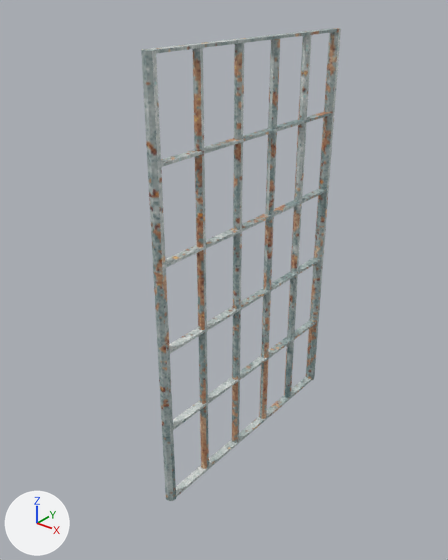
Renders of the glTF model models/cell_bars.glb from each side of a commit.
Camera for both pictures: a 50 mm camera at (3.15, -3.13, 4.43) aimed at (-0.17, 1.02, 1.85). Every picture has the same lights, and +X, +Y and +Z are marked at lower left. The first picture is the older version. Where no turn or scale is listed for an object, it has been applied to the vertices. Vertices at exactly the same position are counted once.

The first picture shows 'cell_wall'.
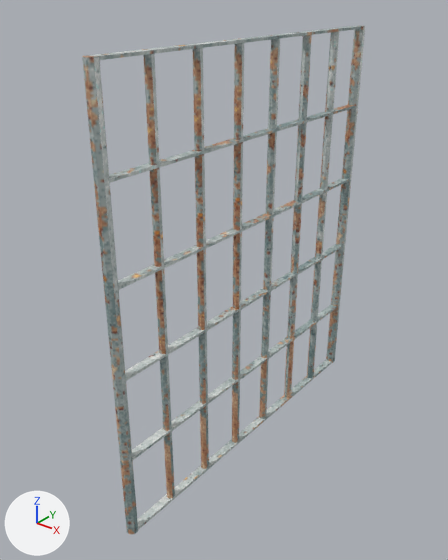
Commit message: added cell_door

Where the newer file only moved an object's origin or applied its transform, the numbers keep the older frame.

Location of each change, [x1, y1, x2, y2] in pixels of the pictures (448 x 560 px; the box of a moved part takes in the faces that stretch with it):
'cell_wall', reshaped (41% wider, 7% taller): before [141, 28, 341, 501]; after [82, 26, 365, 534]
part 1 of me_cube_015, moved or reshaped: before [306, 28, 341, 380]; after [307, 32, 339, 378]
part 2 of me_cube_015, moved or reshaped: before [141, 49, 176, 501]; after [326, 26, 365, 363]
part 3 of me_cube_015, added: after [109, 105, 355, 183]
part 4 of me_cube_015, added: after [118, 178, 348, 290]
part 5 of me_cube_015, added: after [125, 244, 343, 381]
part 6 of me_cube_015, added: after [132, 304, 337, 461]
part 7 of me_cube_015, added: after [137, 359, 332, 530]
part 8 of me_cube_015, added: after [88, 26, 362, 60]
part 9 of me_cube_015, added: after [82, 55, 138, 534]
part 10 of me_cube_015, cut back: before [149, 28, 337, 497]; after [143, 54, 175, 498]
part 11 of me_cube_015, surface changed: [232, 35, 312, 443] in both

Patch to the scene script:
```diff
--- a/models/cell_bars.glb.py
+++ b/models/cell_bars.glb.py
@@ me_cube_015 @@
 # used by ob_cell_wall; location = (0.0, 2.0, 0.0)
-me_cube_015.from_pydata(...)  # 624 vertices, 1200 faces; spans x -0.05..0.05, y -2.05..0.55, z 0.0..4.0
+me_cube_015.from_pydata(...)  # 816 vertices, 1576 faces; spans x -0.05..0.05, y -2.55..1.05, z 0.0..4.0
+# me_cube_015 part 1: the loose piece of 96 vertices spanning x -0.05..0.05, y 0.45..0.55, z 0.0..4.0 is scaled about its middle by (0.75, 0.75, 1)
+# me_cube_015 part 2: the loose piece of 96 vertices spanning x -0.05..0.05, y -2.05..-1.95, z 0.0..4.0 is moved by (0.0, 3.0, 0.0)
+# me_cube_015 part 3: a new loose piece, a box spanning x -0.04..0.04, y -2.487..0.995, z 3.2..3.225, in mat_material (picture img_rust_pixelated)
+# me_cube_015 part 4: a new loose piece, a box spanning x -0.04..0.04, y -2.487..0.995, z 2.397..2.422, in mat_material (picture img_rust_pixelated)
+# me_cube_015 part 5: a new loose piece, a box spanning x -0.04..0.04, y -2.487..0.995, z 1.603..1.627, in mat_material (picture img_rust_pixelated)
+# me_cube_015 part 6: a new loose piece, a box spanning x -0.04..0.04, y -2.487..0.995, z 0.8..0.824, in mat_material (picture img_rust_pixelated)
+# me_cube_015 part 7: a new loose piece, a box spanning x -0.04..0.04, y -2.487..0.995, z -0.001..0.023, in mat_material (picture img_rust_pixelated)
+# me_cube_015 part 8: a new loose piece, a box spanning x -0.04..0.04, y -2.487..0.995, z 3.977..4.001, in mat_material (picture img_rust_pixelated)
+# me_cube_015 part 9: the loose piece of 96 vertices spanning x -0.05..0.05, y -2.05..-1.95, z 0.0..4.0 is copied, and the copy is moved by (0.0, -0.5, 0.0); it spans x -0.05..0.05, y -2.55..-2.45, z 0.0..4.0
+# me_cube_015 part 10
+# 26 vertices are removed from x -0.04..0.04, y -1.99..0.5, z 0.0..4.0
+# 72 faces are deleted
+# 66 vertices are added at x -0.04..0.04, y -2.04..-1.96, z 0.0..4.0
+# 8 new vertices lie (0.0, 0.0, -0.78) away from vertices in x -0.04..0.04, y -2.04..-1.96, z 2.4
+# 188 new faces join them
+# me_cube_015 part 11: 564 kept faces spanning x -0.04..0.04, y -1.04..0.04, z 0.0..4.0 get new texture (UV) coordinates
 me_cube_015.materials.append(mat_material)
```
